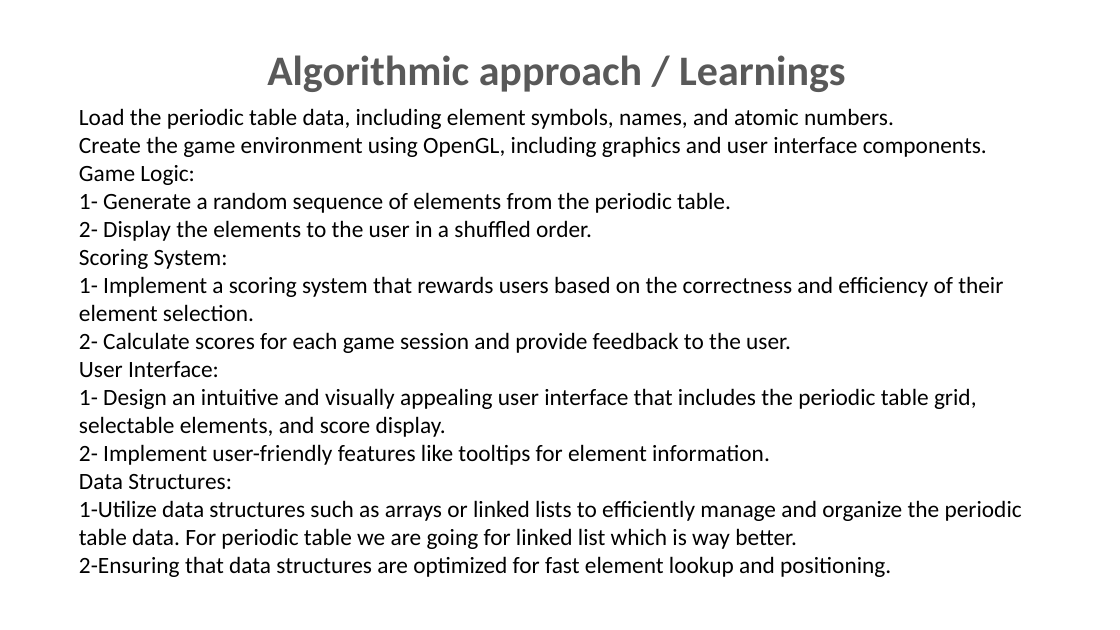
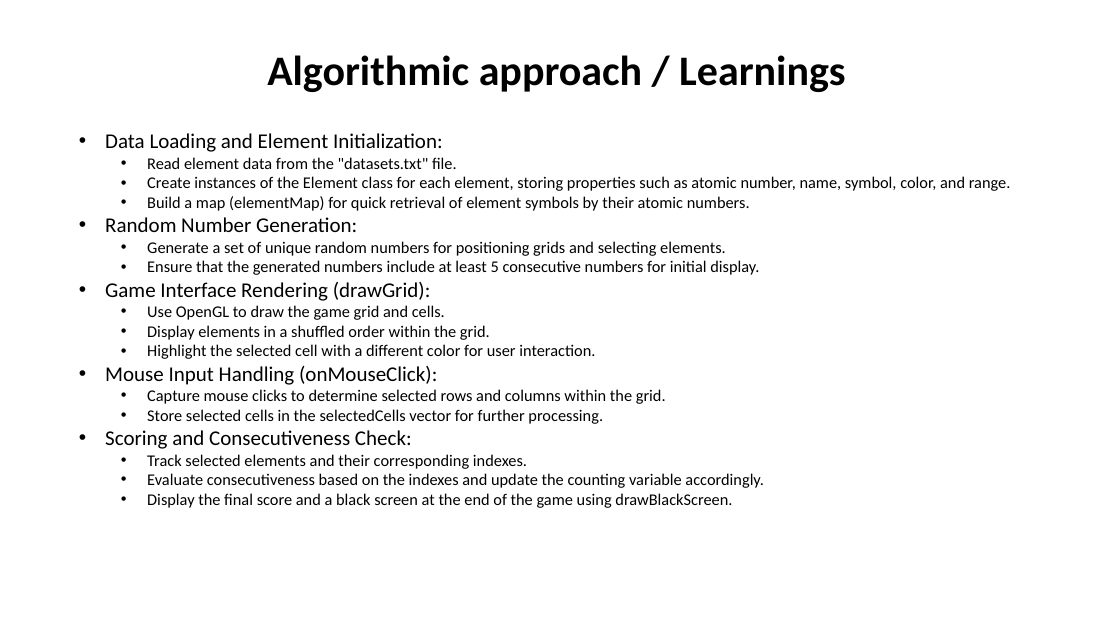
Before and after one commit to shahanxali/Mendeleev-s-Marvel, a slide deck: slide 13 of PPT_.pptx (slide 17 before the commit). Drawn at 1120x630 pixels with LibreOffice and Linux fonts; fonts in the diff are those of the drawing; background and template pictures are left out. Boxes give left, top, right and bottom in pixels: in the first picture for what was removed or moved away, otherwise in the second. Text is boxed around its words. In the diff, an @@ line names an element or a change of style, - is before the commit and + after.

```diff
--- a/PPT_.pptx
+++ b/PPT_.pptx
@@ title "Algorithmic approach / Learnings" at [267,55,845,92]: text colour #595959 to #000000 @@
@@ text at [105,133,1011,508]: text changed; size 20 to 14 pt @@
-Load the periodic table data, including element symbols, names, and atomic numbers.
-Create the game environment using OpenGL, including graphics and user interface components.
-Game Logic:
-1- Generate a random sequence of elements from the periodic table.
-2- Display the elements to the user in a shuffled order.
-Scoring System:
-1- Implement a scoring system that rewards users based on the correctness and efficiency of their element selection.
-2- Calculate scores for each game session and provide feedback to the user.
-User Interface:
-1- Design an intuitive and visually appealing user interface that includes the periodic table grid, selectable elements, and score display.
-2- Implement user-friendly features like tooltips for element information.
-Data Structures:
-1-Utilize data structures such as arrays or linked lists to efficiently manage and organize the periodic table data. For periodic table we are going for linked list which is way better.
-2-Ensuring that data structures are optimized for fast element lookup and positioning.
+• Data Loading and Element Initialization:
+  • Read element data from the "datasets.txt" file.
+  • Create instances of the Element class for each element, storing properties such as atomic number, name, symbol, color, and range.
+  • Build a map (elementMap) for quick retrieval of element symbols by their atomic numbers.
+• Random Number Generation:
+  • Generate a set of unique random numbers for positioning grids and selecting elements.
+  • Ensure that the generated numbers include at least 5 consecutive numbers for initial display.
+• Game Interface Rendering (drawGrid):
+  • Use OpenGL to draw the game grid and cells.
+  • Display elements in a shuffled order within the grid.
+  • Highlight the selected cell with a different color for user interaction.
+• Mouse Input Handling (onMouseClick):
+  • Capture mouse clicks to determine selected rows and columns within the grid.
+  • Store selected cells in the selectedCells vector for further processing.
+• Scoring and Consecutiveness Check:
+  • Track selected elements and their corresponding indexes.
+  • Evaluate consecutiveness based on the indexes and update the counting variable accordingly.
+  • Display the final score and a black screen at the end of the game using drawBlackScreen.
```
Also in this commit, not shown: 8 other slides changed, 4 slides added, 8 slides removed, 7 other files.
